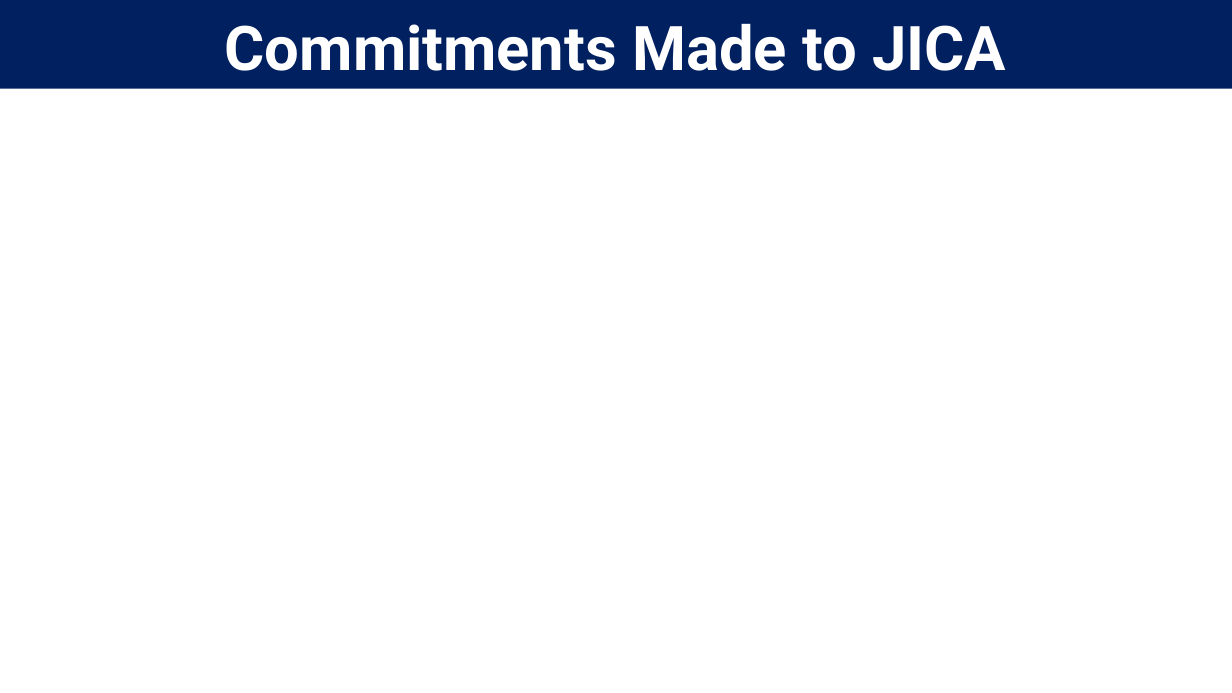
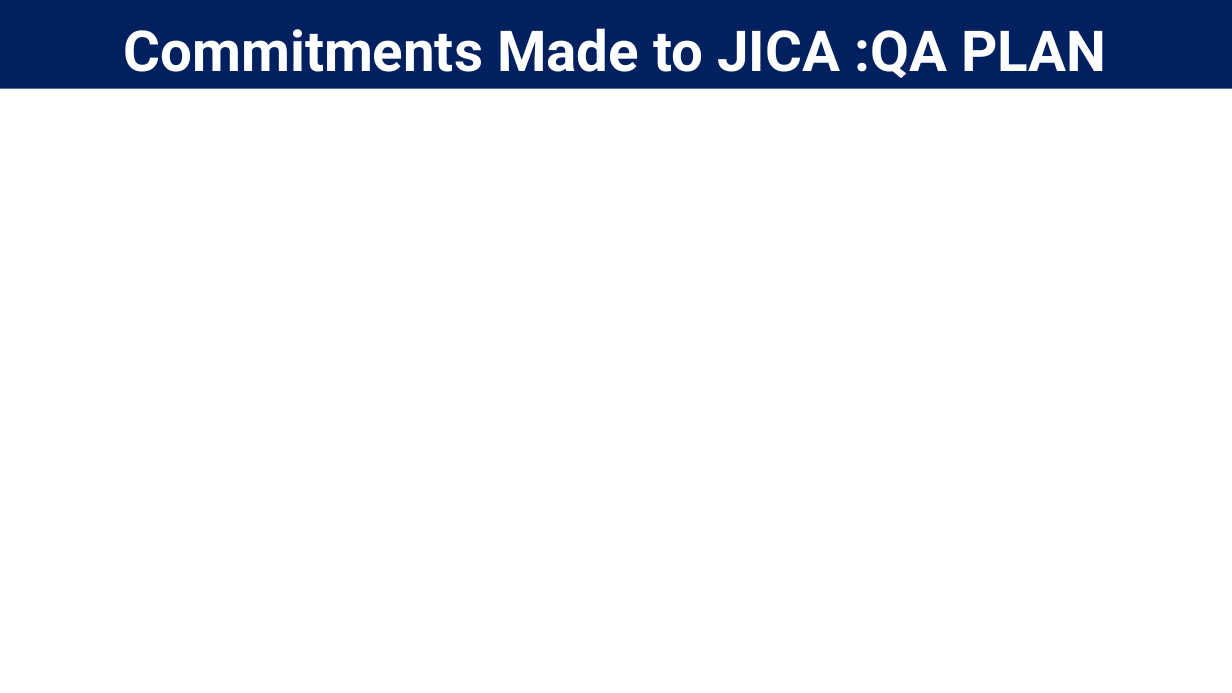
Before and after one commit to jakariapervez/cmis6, a slide deck: slide 6 of Civilworks cost/Expenditure Preparations/SPEC_24_11_2020/Follow UP on JICA Meeting and Actions Required To be Taken with test.pptx. Drawn at 1232x693 pixels with LibreOffice and Linux fonts; fonts in the diff are those of the drawing; background and template pictures are left out. Boxes give left, top, right and bottom in pixels: in the first picture for what was removed or moved away, otherwise in the second. Text is boxed around its words. In the diff, an @@ line names an element or a change of style, - is before the commit and + after.

```diff
--- a/Civilworks cost/Expenditure Preparations/SPEC_24_11_2020/Follow UP on JICA Meeting and Actions Required To be Taken with test.pptx
+++ b/Civilworks cost/Expenditure Preparations/SPEC_24_11_2020/Follow UP on JICA Meeting and Actions Required To be Taken with test.pptx
@@ title at <box>124,28,1106,78</box>: text changed; size 48 to 44 pt @@
-Commitments Made to JICA
+Commitments Made to JICA :QA PLAN
```
Also in this commit, not shown: 4 other slides changed, 3 slides added, 6 other files.
